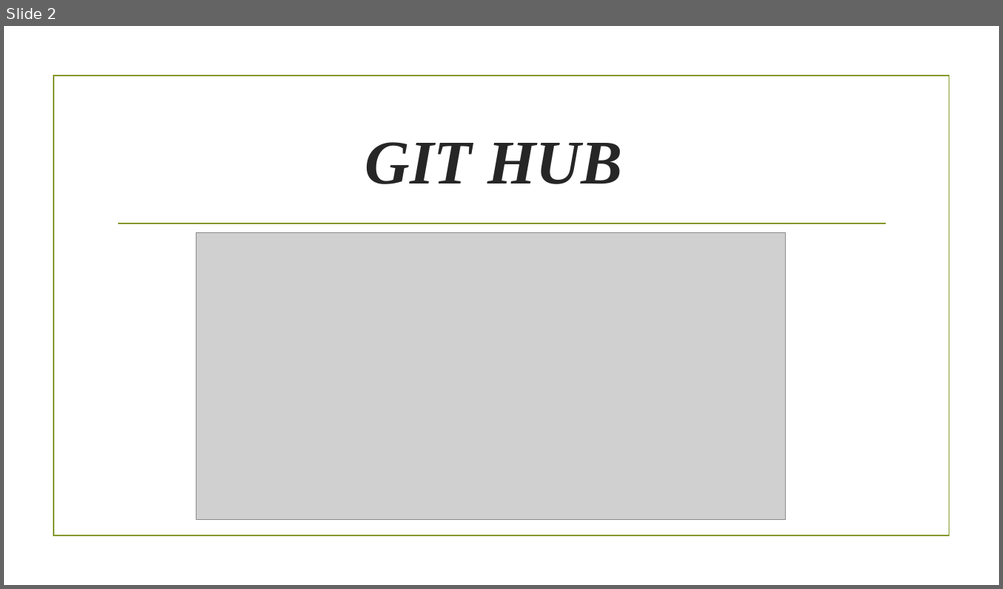
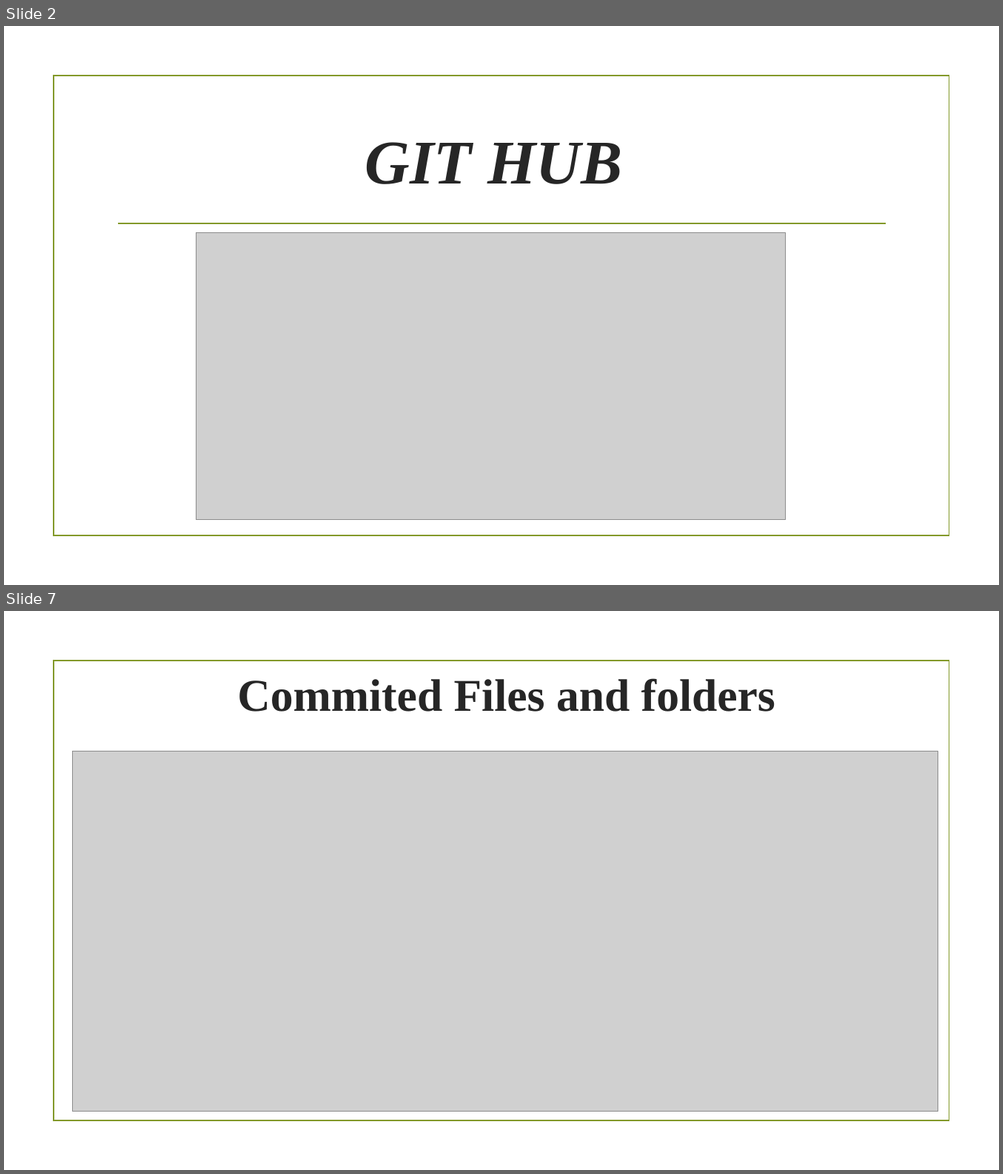
Before and after one commit to PrashantBhunal/finalProject, a slide deck: ppt github.pptx. Shown one above the other, each under a label of ours: slide 2 before the commit, slides 2 and 7 after it; the slides between them are not shown. The pictures are 1003x589 and 1003x1174 pixels, drawn with LibreOffice and Linux fonts; fonts in the diff are those of the drawing; grey boxes stand for pictures; background and template pictures are left out. Boxes give left, top, right and bottom in pixels: in the first picture for what was removed or moved away, otherwise in the second. Text is boxed around its words. In the diff, an @@ line names an element or a change of style, - is before the commit and + after.

```diff
--- a/ppt github.pptx
+++ b/ppt github.pptx
@@ slide 7 added at [4, 611, 999, 1170], background picture (left out); not listed: 1 template element that a slide beside it also shows @@
@@ title added at [237, 678, 775, 712], 44 pt, text #262626, bold @@
+Commited Files and folders
@@ picture added at [72, 752, 937, 1112] @@
```
Also in this commit, not shown: 4 slides changed, 1 other slide added, 1 slide removed.
